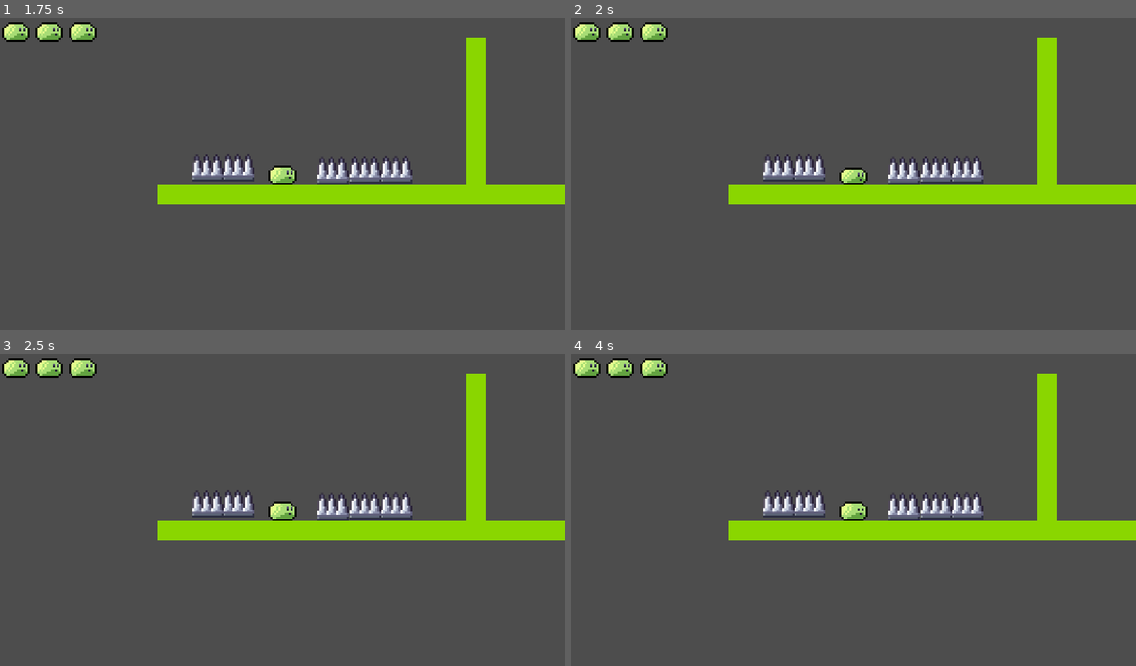
Above: before the commit, frames 1-4 (two rows, left to right).
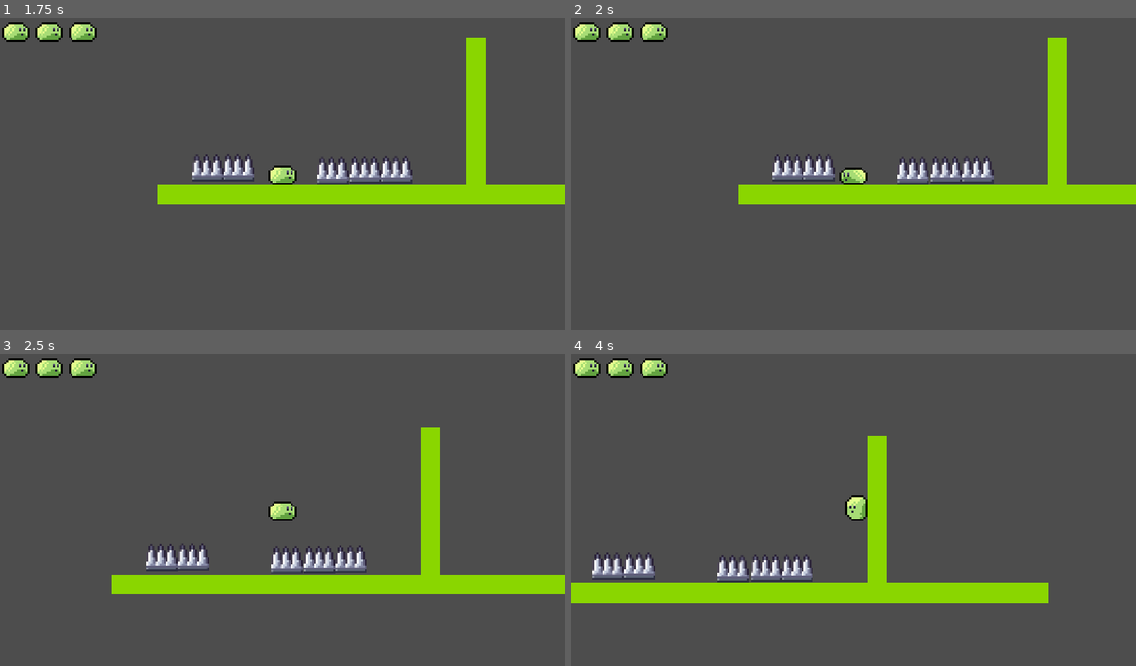
Above: after the commit, the same moments.

Repository: Trash-and-Co/bounce-back
Game: Godot game, scene res://scenes/testScenes/voitkevicstestlevel.tscn
The game is run twice, just before and just after one commit, with the same random seed, the same clock (stepped at 60 frames per second) and the same inputs.
Inputs (mouse positions are in pixels of both pictures, inside the frame that each line leads up to):
- Up to frame 1 (1.75 s): move the mouse to (406, 155) at 0.52 s; click (406, 155) at 0.67 s; drag from (169, 186) to (395, 170) at 1.27 s
- Up to frame 2 (2 s): no input
- Up to frame 3 (2.5 s): move the mouse to (339, 438) at 2.02 s; click (339, 438) at 2.17 s
- Up to frame 4 (4 s): drag from (825, 569) to (904, 506) at 2.77 s; move the mouse to (1023, 553) at 3.52 s; click (1023, 553) at 3.67 s

Frame 1 is identical in both runs. In frame 2, 2.8% of the frame differs, in the area x 27-88%, y 6-60%; in frame 3, 16%; in frame 4, 17%, in the area x 0-100%, y 6-80%.

Commit message:
new trajectory line, no longer need to aim from the icon itself

Diff:
--- a/player/player.gd
+++ b/player/player.gd
@@ -1,4 +1,14 @@
 extends CharacterBody2D
+
+const DRAG_DEAD_ZONE: float = 12.0
+const FULL_PULL_DISTANCE: float = 200.0
+const MIN_PULL_STRENGTH: float = 0.07
+const DETACH_DISTANCE: float = 2.0
+const PREVIEW_STEPS: int = 18
+const FIRST_DOT_DISTANCE: float = 26.0
+const DOT_SPACING: float = 12.0
+const CLICK_PREVIEW_DOTS: int = 3
+const DRAG_PREVIEW_DOTS: int = 8
 
 @export var launch_power: float = 6.0
 @export var max_drag: float = 120.0
@@ -9,8 +19,11 @@
 var death_in_progress: bool = false
 var dragging: bool = false
 var drag_start: Vector2 = Vector2.ZERO
+var pullback_started: bool = false
 var surface_normal: Vector2 = Vector2.UP
 var detach_pending: bool = false
+
+var trajectory := PackedVector2Array()
 
 
 func _ready() -> void:
@@ -19,40 +32,67 @@
 
 
 func _input(event: InputEvent) -> void:
-	if event is InputEventMouseButton:
-		if event.button_index != MOUSE_BUTTON_LEFT:
-			return
+	if event is InputEventMouseMotion and dragging:
+		var mouse: Vector2 = get_canvas_transform().affine_inverse() * event.position
+		pullback_started = pullback_started or drag_start.distance_to(mouse) > DRAG_DEAD_ZONE
+		return
 
-		if event.pressed:
-			var mouse := get_global_mouse_position()
+	if not event is InputEventMouseButton or event.button_index != MOUSE_BUTTON_LEFT:
+		return
 
-			if attached and mouse.distance_to(global_position) <= 40.0:
-				dragging = true
-				drag_start = mouse
+	var mouse: Vector2 = get_canvas_transform().affine_inverse() * event.position
+	if event.pressed:
+		if attached and not death_in_progress:
+			dragging = true
+			drag_start = mouse
+			pullback_started = false
+			trajectory.clear()
+		return
 
-		elif dragging:
-			dragging = false
-			var pull := drag_start - get_global_mouse_position()
-			pull = pull.limit_length(max_drag)
+	if not dragging:
+		return
 
-			if pull.length() >= 8.0:
-				velocity = pull * launch_power
-				attached = false
-				detach_pending = true
-				sprite.play("idle")
+	dragging = false
+	queue_redraw()
+	if event.canceled or not attached or death_in_progress:
+		return
 
-				if velocity.x != 0.0:
-					sprite.flip_h = velocity.x < 0.0
+	var shot := _shot_velocity(mouse)
+	if shot.is_zero_approx():
+		return
+
+	velocity = shot
+	attached = false
+	detach_pending = true
+	sprite.play("idle")
+
+	if velocity.x != 0.0:
+		sprite.flip_h = velocity.x < 0.0
+
+
+func _shot_velocity(mouse: Vector2) -> Vector2:
+	var pull := drag_start - mouse
+	var distance := pull.length()
+	var max_speed := max_drag * launch_power
+
+	if distance > DRAG_DEAD_ZONE:
+		var fraction := clampf(inverse_lerp(DRAG_DEAD_ZONE, FULL_PULL_DISTANCE, distance), 0.0, 1.0)
+		var strength := lerpf(MIN_PULL_STRENGTH, 1.0, pow(fraction, 1.25))
+		return pull / distance * max_speed * strength
+
+	if pullback_started or global_position.distance_to(mouse) <= DRAG_DEAD_ZONE:
+		return Vector2.ZERO
+
+	return global_position.direction_to(mouse) * max_speed
 
 
 func _physics_process(delta: float) -> void:
 	if detach_pending:
-		move_and_collide(surface_normal * 2.0)
+		move_and_collide(surface_normal * DETACH_DISTANCE)
 		detach_pending = false
 
 	if not attached:
 		velocity += get_gravity() * delta
-
 		var collision := move_and_collide(velocity * delta)
 
 		if collision:
@@ -66,15 +106,58 @@
 			else:
 				sprite.play("idle")
 
+	if dragging:
+		var mouse := get_global_mouse_position()
+		var is_pullback := pullback_started or drag_start.distance_to(mouse) > DRAG_DEAD_ZONE
+		var dot_limit := DRAG_PREVIEW_DOTS if is_pullback else CLICK_PREVIEW_DOTS
+		_update_trajectory(_shot_velocity(mouse), delta, dot_limit)
+
 	queue_redraw()
 
 
+func _update_trajectory(shot: Vector2, delta: float, dot_limit: int) -> void:
+	trajectory.clear()
+	if shot.is_zero_approx():
+		return
+
+	var start := global_transform
+	var detach := surface_normal * DETACH_DISTANCE
+	if not test_move(start, detach):
+		start.origin += detach
+
+	var gravity := get_gravity()
+	var distance_to_dot := FIRST_DOT_DISTANCE
+
+	for step in range(PREVIEW_STEPS):
+		shot += gravity * delta
+		var motion := shot * delta
+		if test_move(start, motion):
+			break
+
+		var segment_length := motion.length()
+		while distance_to_dot <= segment_length:
+			var point := start.origin + motion * (distance_to_dot / segment_length)
+			trajectory.append(to_local(point))
+			if trajectory.size() == dot_limit:
+				return
+			distance_to_dot += DOT_SPACING
+
+		distance_to_dot -= segment_length
+		start.origin += motion
+
+
 func _draw() -> void:
-	if dragging:
-		var pull := get_global_mouse_position() - drag_start
-		pull = pull.limit_length(max_drag)
-		draw_line(Vector2.ZERO, pull, Color.YELLOW, 3.0)
-		draw_circle(pull, 5.0, Color.YELLOW)
+	if not dragging:
+		return
+
+	for index in range(trajectory.size()):
+		var fade := float(index) / maxf(1.0, float(trajectory.size() - 1))
+		var radius := lerpf(3.2, 1.7, fade)
+		var color := Color(1.0, 0.89, 0.62, lerpf(0.95, 0.25, fade))
+		var outline := Color(0.12, 0.09, 0.06, color.a * 0.65)
+		draw_circle(trajectory[index], radius + 1.0, outline, true, -1.0, true)
+		draw_circle(trajectory[index], radius, color, true, -1.0, true)
+
 
 func claim_death() -> bool:
 	if death_in_progress:
